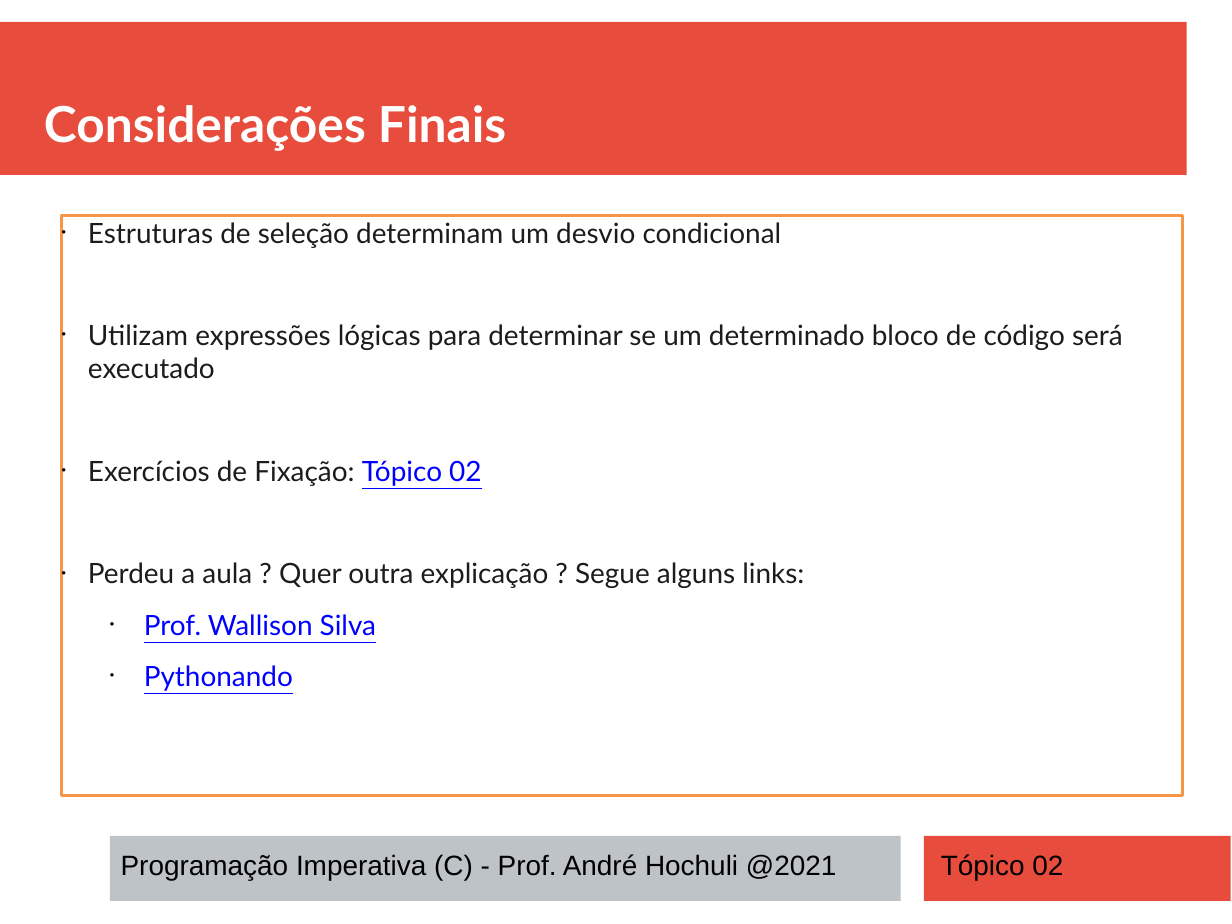
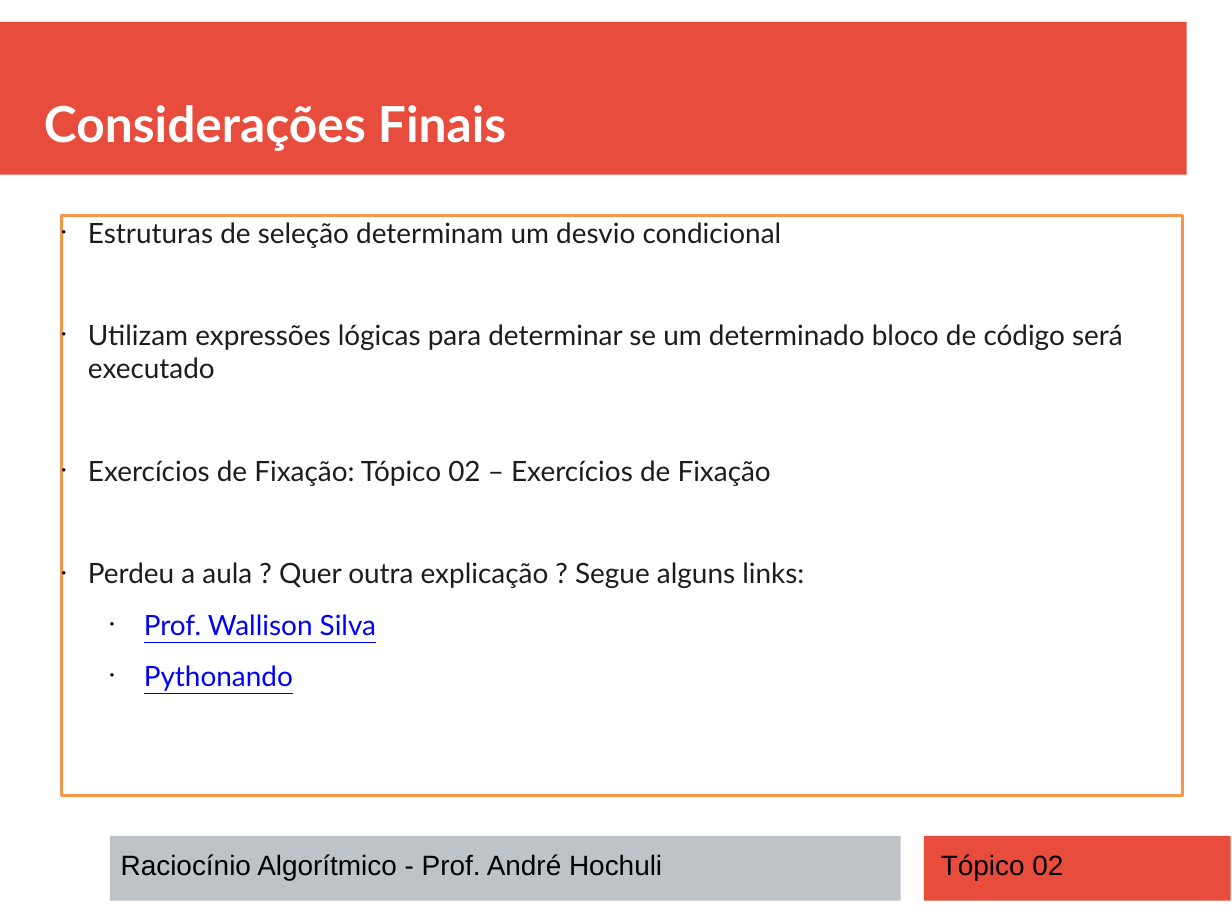
Before and after one commit to andrehochuli/teaching, a slide deck: slide 17 of RaciocinioAlgoritmico/Tópico 02 - Estruturas de Seleção (IF)/Tópico 02 - Estruturas de Seleção (IF).pptx (slide 16 before the commit). Drawn at 1232x924 pixels with LibreOffice and Linux fonts; fonts in the diff are those of the drawing. Boxes give left, top, right and bottom in pixels: in the first picture for what was removed or moved away, otherwise in the second. Text is boxed around its words. In the diff, an @@ line names an element or a change of style, - is before the commit and + after.

```diff
--- a/RaciocinioAlgoritmico/Tópico 02 - Estruturas de Seleção (IF)/Tópico 02 - Estruturas de Seleção (IF).pptx
+++ b/RaciocinioAlgoritmico/Tópico 02 - Estruturas de Seleção (IF)/Tópico 02 - Estruturas de Seleção (IF).pptx
@@ text in rectangle at [88, 460, 771, 486]: text changed @@
-• Exercícios de Fixação: Tópico 02
+• Exercícios de Fixação: Tópico 02 – Exercícios de Fixação
@@ text at [121, 854, 662, 880]: text changed @@
-Programação Imperativa (C) - Prof. André Hochuli @2021
+Raciocínio Algorítmico - Prof. André Hochuli
```
Also in this commit, not shown: 6 other slides changed, 1 slide added, 5 other files.
